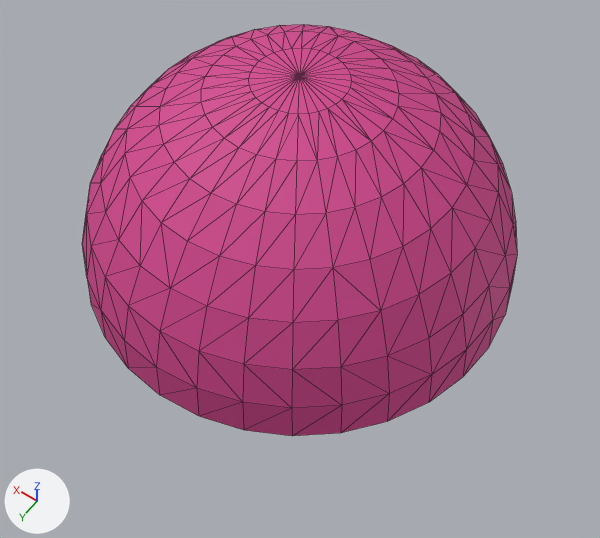
The OBJ model models/object1108.obj as it was, and as the next commit left it.
The view is the same before and after, from a 50 mm camera at (-0.628, 0.88, 1.3) aimed at (-0.062, 0.087, 0.054). Arrows for +X, +Y and +Z are at lower left; the lights stay in place. Mesh edges are drawn as thin lines. Where no turn or scale is listed for an object, it has been applied to the vertices.
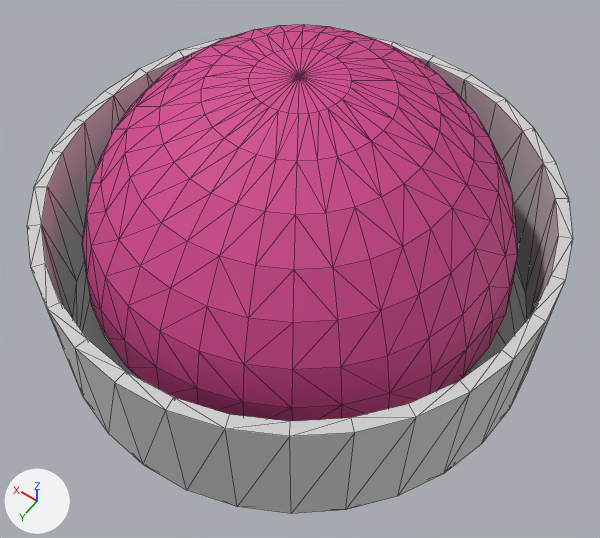
Boxes (x1, y1, x2, y2) around the edits, measured in the pictures (600 x 538 px):
'object1108', reshaped (25% wider, 19% taller)
    before: (82, 25, 517, 436)
    after: (27, 25, 573, 513)
part 1 of me_object1108, added
    after: (27, 36, 573, 513)

Patch to the scene script:
```diff
--- a/models/object1108.obj.py
+++ b/models/object1108.obj.py
@@ mat_material_001 @@
+mat_material_001 = principled_material('Material.001')
+mat_material_001.base_color = (0.64, 0.64, 0.64)  # light grey #d1d1d1
+mat_material_001.roughness = 0.69
@@ me_object1108 @@
 # used by ob_object1108; location = (0.0, 0.0, 0.0)
-me_object1108.from_pydata(...)  # 257 vertices, 480 faces; spans x -0.427..0.427, y -0.427..0.427, z 0.0..0.427
+me_object1108.from_pydata(...)  # 642 vertices, 1276 faces; spans x -0.504..0.504, y -0.504..0.504, z -0.151..0.427
+# me_object1108 part 1: a new loose piece of 128 vertices spanning x -0.504..0.504, y -0.504..0.504, z -0.151..0.151, in mat_material_001 (light grey #d1d1d1)
 me_object1108.materials.append(mat_material)
+me_object1108.materials.append(mat_material_001)  # light grey #d1d1d1
```
